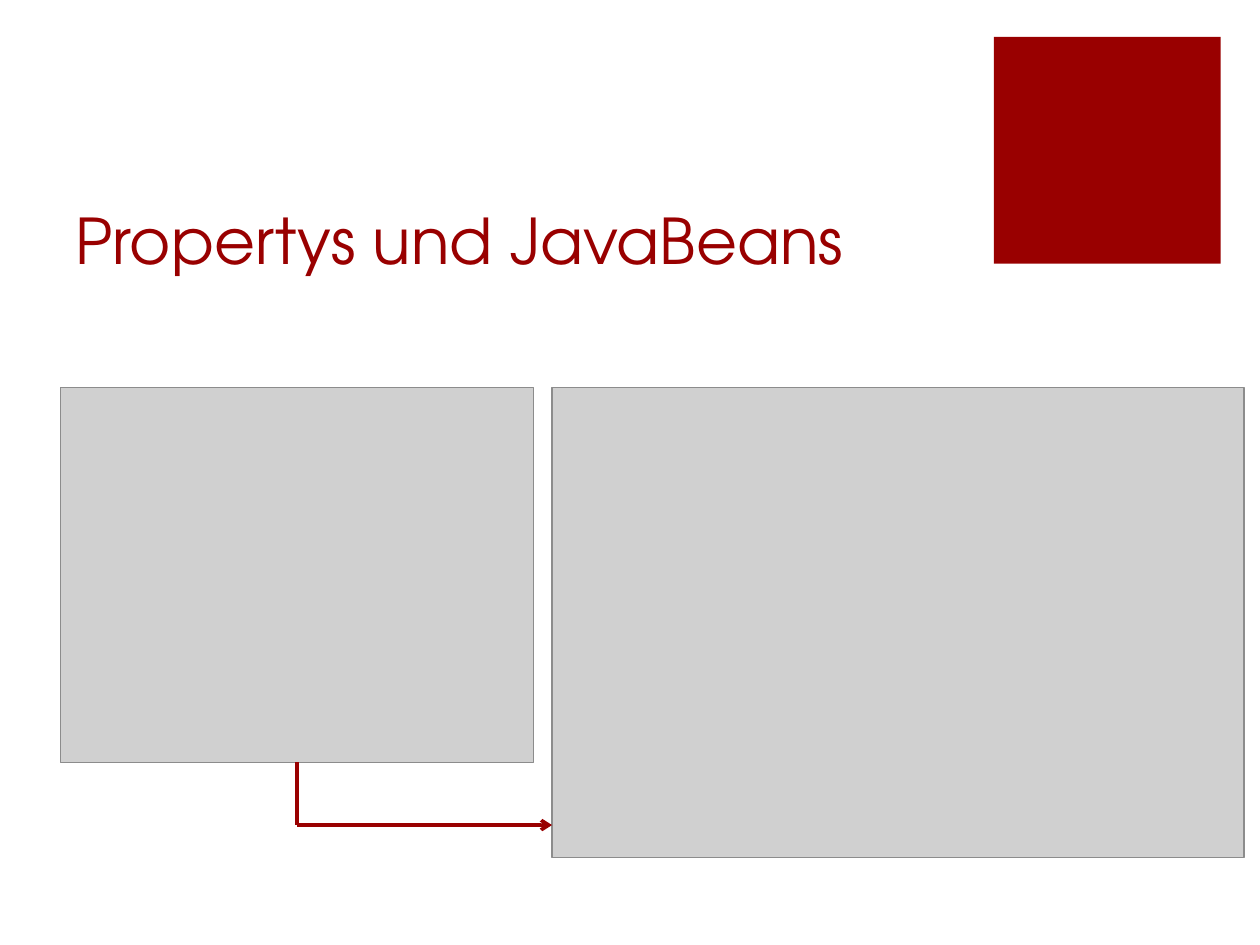
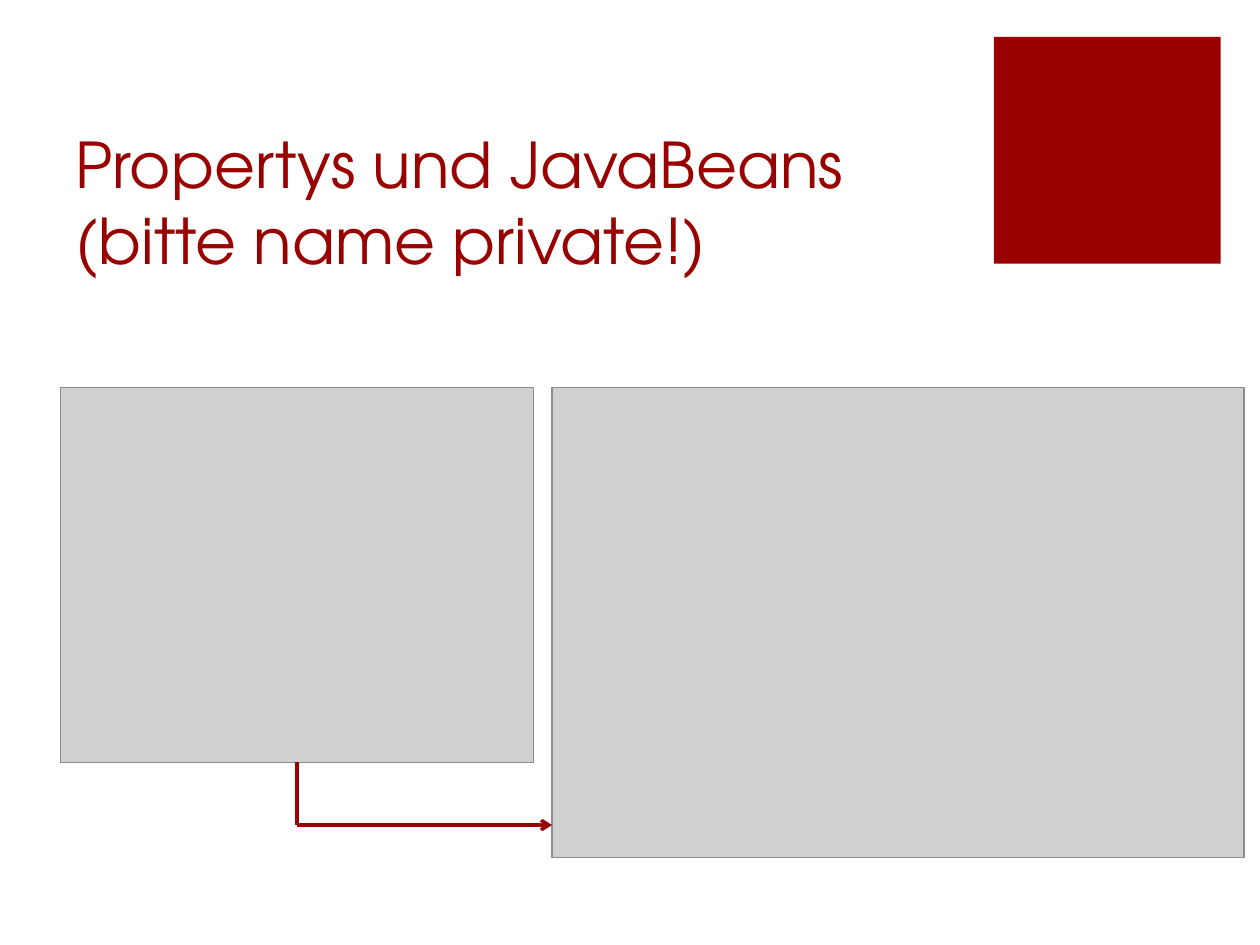
Before and after one commit to Morkunas/jfxusergroup, a slide deck: slide 12 of JavaFX-UserGroup.pptx (slide 10 before the commit). Drawn at 1260x945 pixels with LibreOffice and Linux fonts; fonts in the diff are those of the drawing; grey boxes stand for pictures; background and template pictures are left out. Boxes give left, top, right and bottom in pixels: in the first picture for what was removed or moved away, otherwise in the second. Text is boxed around its words. In the diff, an @@ line names an element or a change of style, - is before the commit and + after.

```diff
--- a/JavaFX-UserGroup.pptx
+++ b/JavaFX-UserGroup.pptx
@@ title at (x1=76, y1=141, x2=843, y2=278): text changed @@
-Propertys und JavaBeans
+Propertys und JavaBeans
+(bitte name private!)
```
Also in this commit, not shown: 7 other slides changed, 3 slides added, 1 slide removed.
